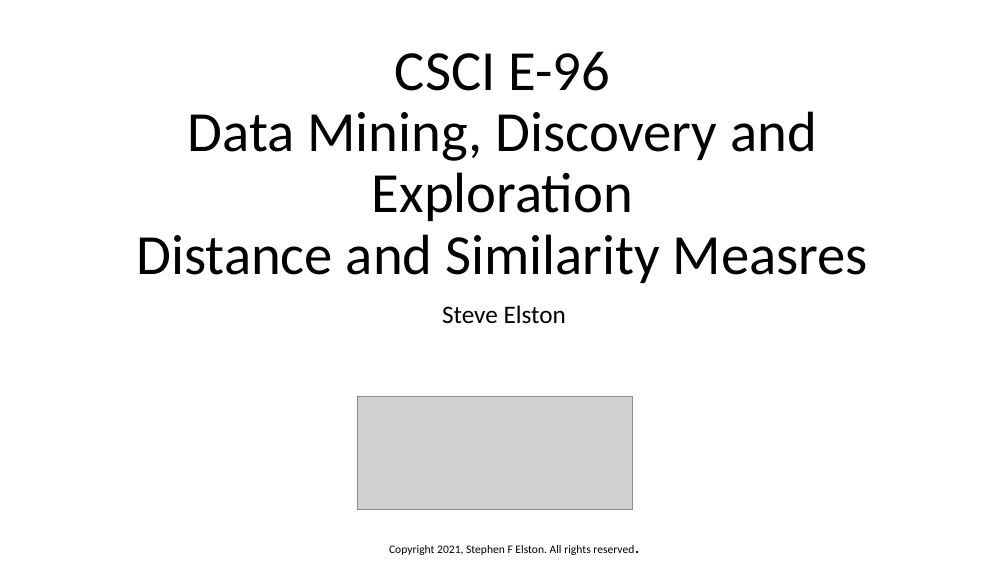
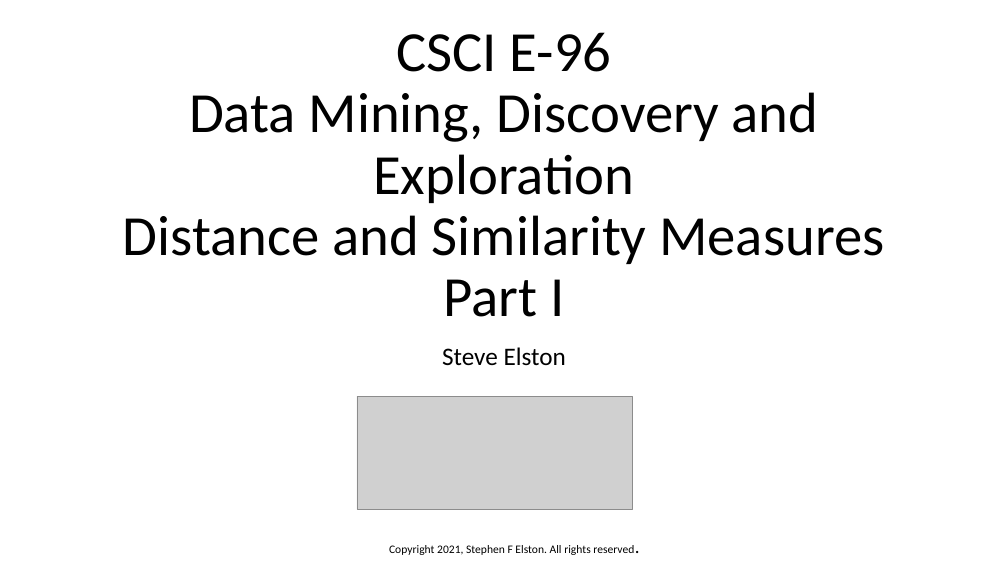
Before and after one commit to StephenElston/CSCI-E-108, a slide deck: slide 1 of slides/4_DistanceAndSimilarityMeasures.pptx. Drawn at 1008x567 pixels with LibreOffice and Linux fonts; fonts in the diff are those of the drawing; grey boxes stand for pictures. Boxes give left, top, right and bottom in pixels: in the first picture for what was removed or moved away, otherwise in the second. Text is boxed around its words. In the diff, an @@ line names an element or a change of style, - is before the commit and + after.

Commit message:
Corrected typos from lecture

```diff
--- a/slides/4_DistanceAndSimilarityMeasures.pptx
+++ b/slides/4_DistanceAndSimilarityMeasures.pptx
@@ title at <box>123,32,884,317</box>: text changed @@
-CSCI E-96
-Data Mining, Discovery and Exploration
-Distance and Similarity Measres
+CSCI E-96
+Data Mining, Discovery and Exploration
+Distance and Similarity Measures
+Part I
@@ subtitle "Steve Elston": place and size @@
-subtitle "Steve Elston" at <box>442,305,566,324</box>
+subtitle "Steve Elston" at <box>442,347,566,366</box>
```
Also in this commit, not shown: 4 other slides changed, 1 slide added.
